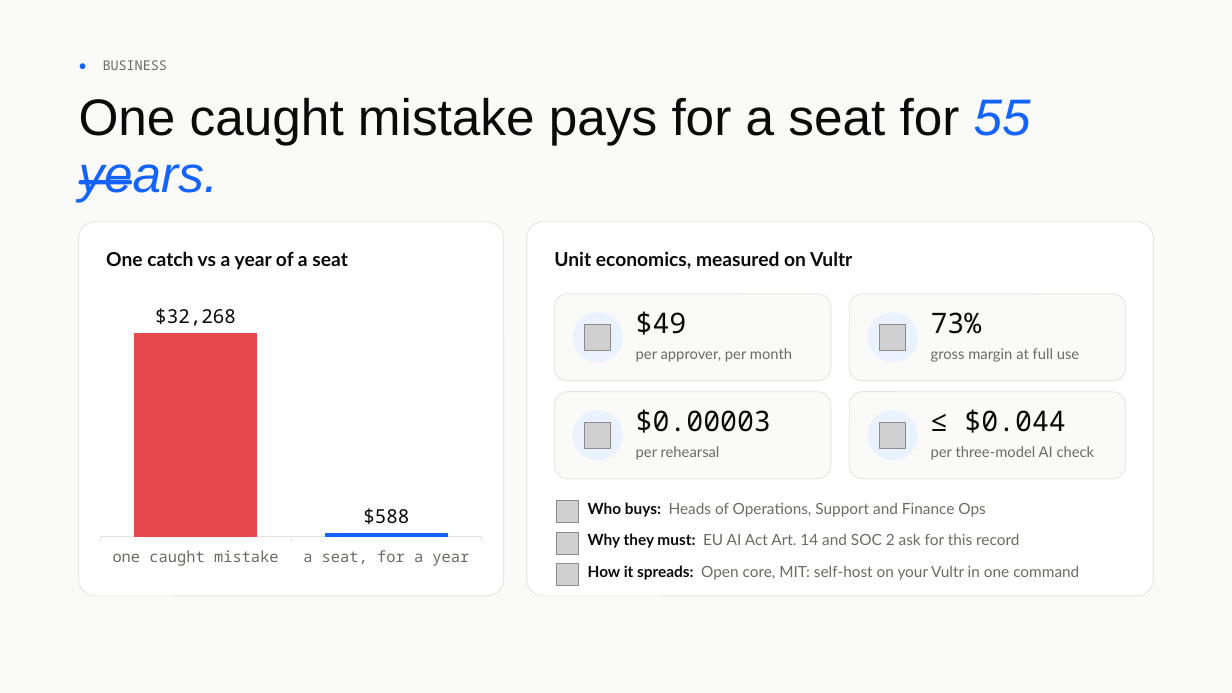
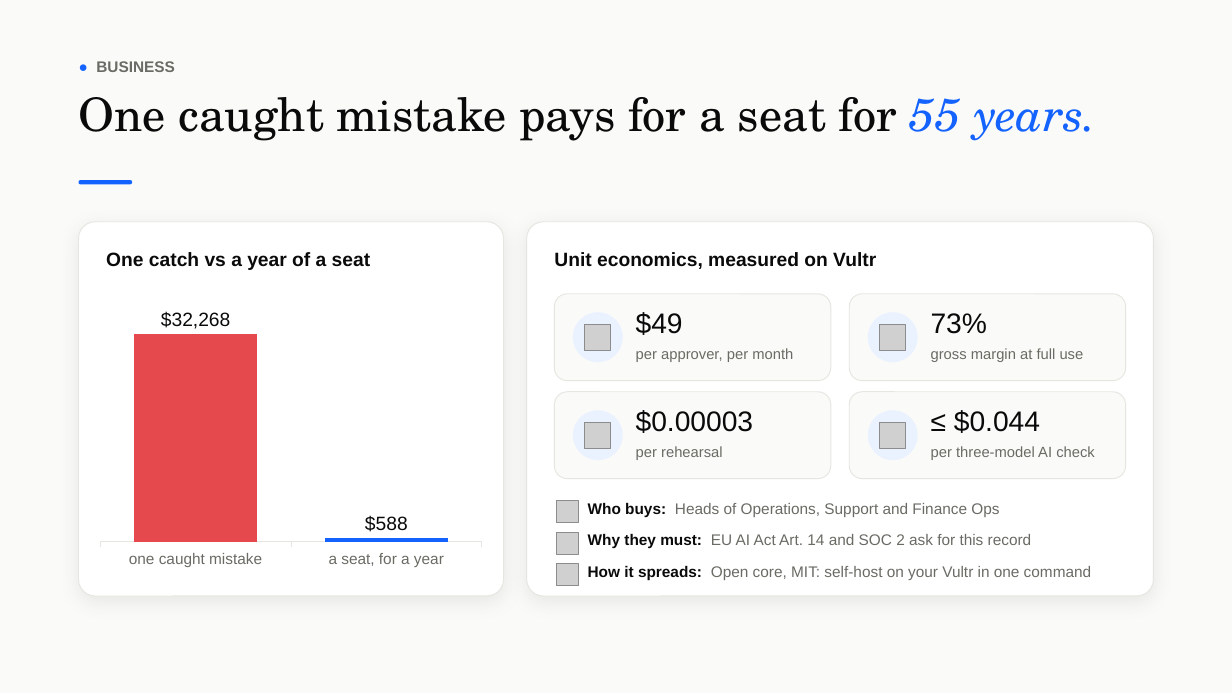
Before and after one commit to vidigoat/stunt-double, a slide deck: slide 9 of presentation/StuntDouble.pptx. Drawn at 1232x693 pixels with LibreOffice and Linux fonts; fonts in the diff are those of the drawing; grey boxes stand for pictures. Boxes give left, top, right and bottom in pixels: in the first picture for what was removed or moved away, otherwise in the second. Text is boxed around its words. In the diff, an @@ line names an element or a change of style, - is before the commit and + after.

```diff
--- a/presentation/StuntDouble.pptx
+++ b/presentation/StuntDouble.pptx
@@ text "● BUSINESS" at (96,61,175,72): size 10.5 to 12 pt, font Noto Sans Mono to Arial; bold on in "BUSINESS" @@
@@ text "One caught mistake pays for ..." at (79,97,1096,141): size 40 to 36 pt, font Arial to TeX Gyre Schola @@
@@ rounded rectangle at (79,222,504,596): shadow on @@
@@ rounded rectangle at (527,222,1153,596): shadow on @@
@@ column chart at (92,291,490,573) @@
@@ lettering changed @@
@@ font Noto Sans Mono to Arial in 4 elements at (636,312,683,335), (931,313,987,334), (636,410,753,433), (954,410,1040,433) @@
@@ font Lato to Arial in 9 elements at (106,252,371,270), (554,252,876,269), (636,348,793,362), (931,348,1084,362), (636,446,723,460), (931,446,1095,460), (588,503,999,517), (588,534,1032,548), (588,566,1092,580) @@
```
Also in this commit, not shown: 10 other slides changed, 20 other files.
